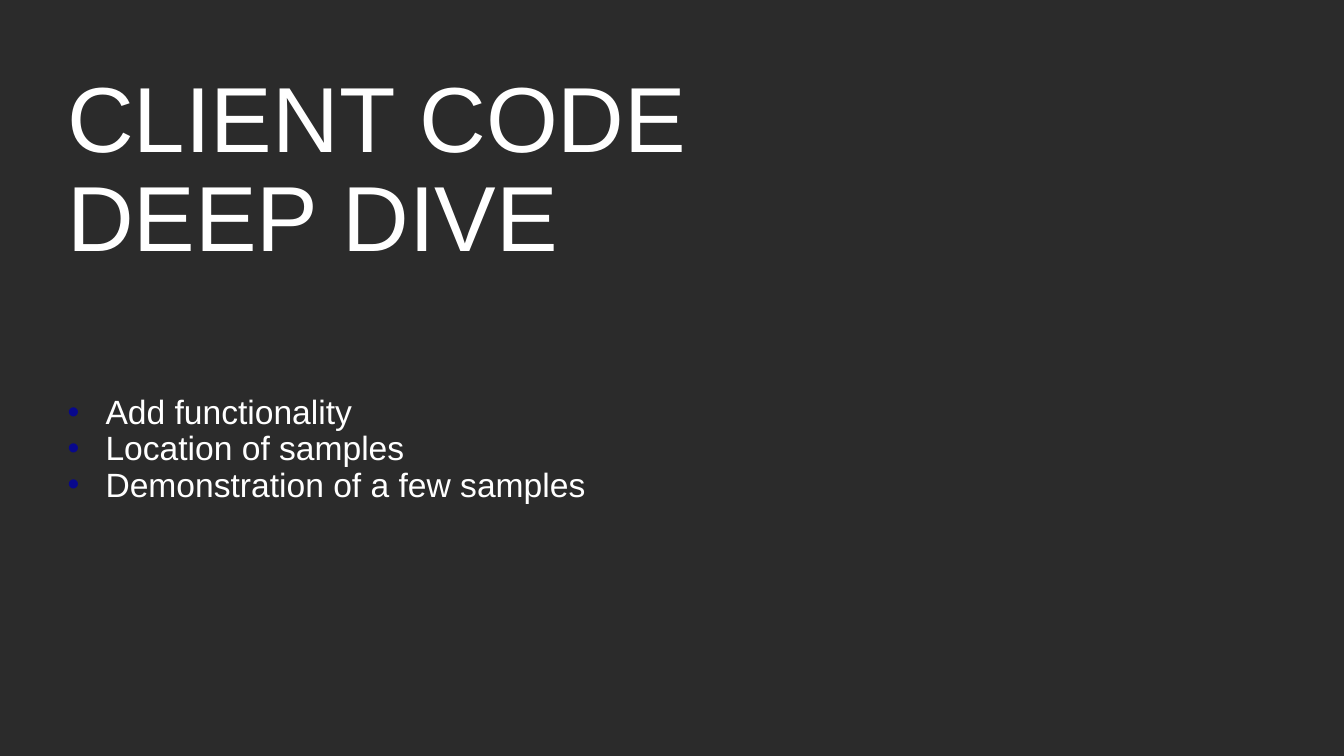
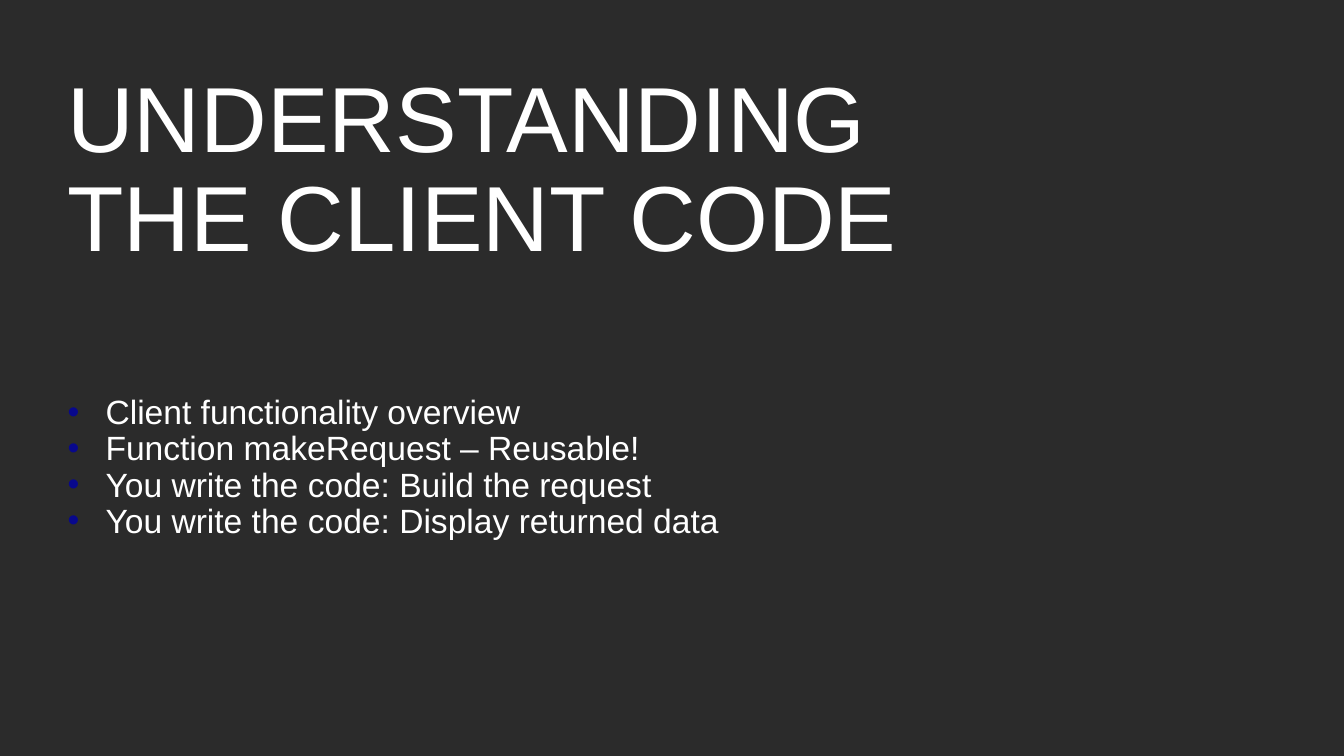
Before and after one commit to BrightcoveLearning/BCL-LearningSamples, a slide deck: slide 12 of PLAYTV2020/matt-boles-video.pptx. Drawn at 1344x756 pixels with LibreOffice and Linux fonts; fonts in the diff are those of the drawing; background and template pictures are left out; a plain dark background stands for a picture behind light text. Boxes give left, top, right and bottom in pixels: in the first picture for what was removed or moved away, otherwise in the second. Text is boxed around its words. In the diff, an @@ line names an element or a change of style, - is before the commit and + after.

```diff
--- a/PLAYTV2020/matt-boles-video.pptx
+++ b/PLAYTV2020/matt-boles-video.pptx
@@ title at [67,87,897,252]: text changed @@
-CLIENT CODE DEEP DIVE
+UNDERSTANDING THE CLIENT CODE
@@ text at [106,399,718,540]: text changed @@
-• Add functionality
-• Location of samples
-• Demonstration of a few samples
+• Client functionality overview
+• Function makeRequest – Reusable!
+• You write the code: Build the request
+• You write the code: Display returned data
```
Also in this commit, not shown: 5 other slides changed, 11 slides added, 8 slides removed.
